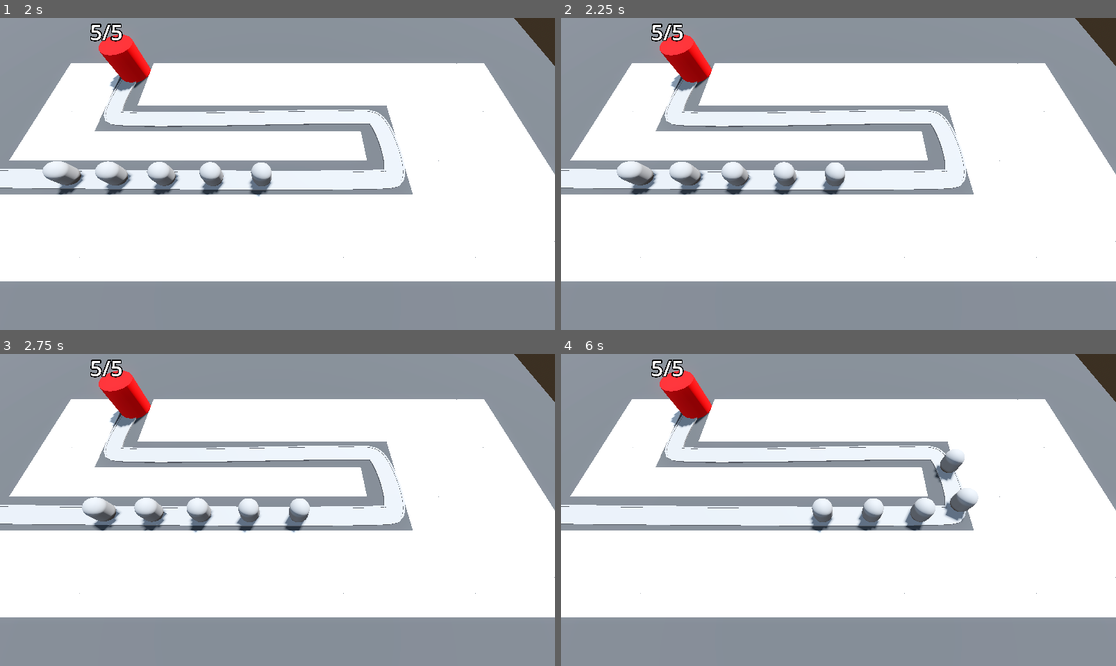
Above: before the commit, frames 1-4 (two rows, left to right).
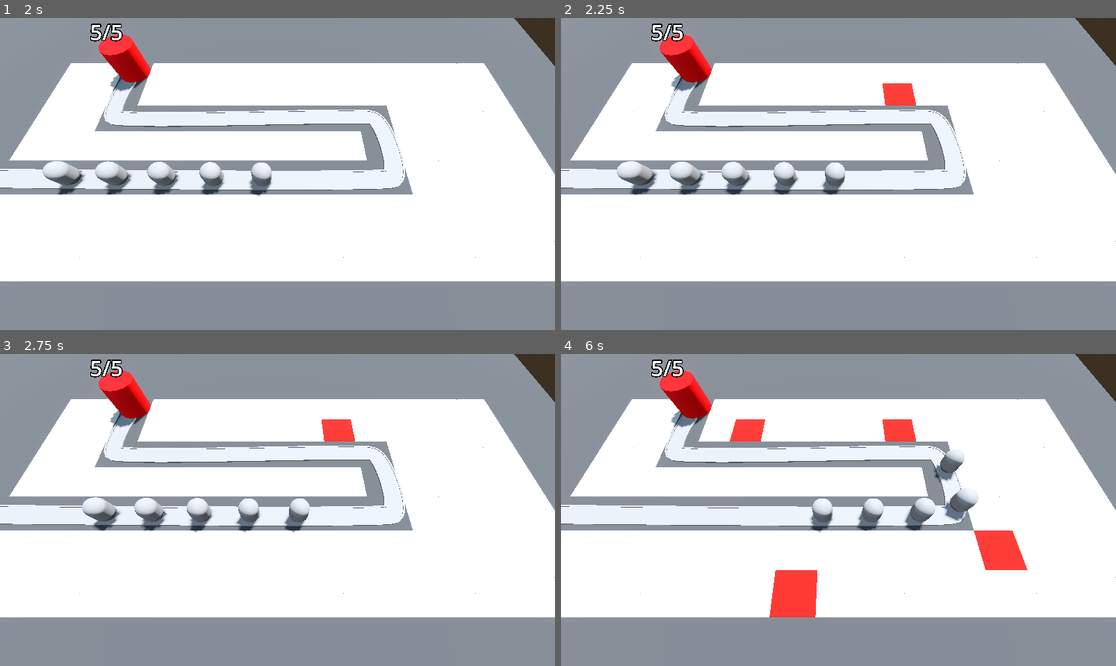
Above: after the commit, the same moments.

Repository: AhmadNasserx/tower-tiles
Game: Godot game, scene res://base_level.tscn
Same seed, same stepped clock (60 frames per second), same inputs: the game is played once before the commit and once after it.
Inputs (mouse positions are in pixels of both pictures, inside the frame that each line leads up to):
- Up to frame 1 (2 s): move the mouse to (399, 158) at 0.52 s; move the mouse to (166, 189) at 1.27 s
- Up to frame 2 (2.25 s): move the mouse to (894, 105) at 2.02 s
- Up to frame 3 (2.75 s): no input
- Up to frame 4 (6 s): move the mouse to (810, 572) at 2.77 s; move the mouse to (1005, 556) at 3.52 s; move the mouse to (672, 463) at 4.27 s; move the mouse to (866, 510) at 5.02 s; move the mouse to (755, 432) at 5.77 s

Frame 1 is identical in both runs. In frame 2, 0.4% of the frame differs, in the area x 57-64%, y 20-29%; in frame 3, 0.4%; in frame 4, 2.9%, in the area x 30-85%, y 20-85%.

Commit message:
Updating GridMap Cells

Diff:
--- a/RayPickerCamera/ray_picker_camera.gd
+++ b/RayPickerCamera/ray_picker_camera.gd
@@ -1,5 +1,6 @@
 extends Camera3D
 @export_range(100, 500) var clickable_range: float = 100
+@export var gridmap: GridMap
 
 @onready var ray_cast_3d: RayCast3D = $RayCast3D
 
@@ -8,3 +9,11 @@
 	var mouse_position: Vector2 = get_viewport().get_mouse_position()
 	ray_cast_3d.target_position = project_local_ray_normal(mouse_position) * clickable_range
 	ray_cast_3d.force_raycast_update()
+
+	if ray_cast_3d.is_colliding():
+		var collider = ray_cast_3d.get_collider()
+		if collider is GridMap:
+			var collision_point = ray_cast_3d.get_collision_point()
+			var cell = gridmap.local_to_map(collision_point)
+			if gridmap.get_cell_item(cell) == 0:
+				gridmap.set_cell_item(cell, 1)
--- a/base_level.tscn
+++ b/base_level.tscn
@@ -42,7 +42,8 @@
 size = Vector3(100, 2, 100)
 material = SubResource("StandardMaterial3D_mewc3")
 
-[node name="RayPickerCamera" parent="." instance=ExtResource("1_k1os8")]
+[node name="RayPickerCamera" parent="." node_paths=PackedStringArray("gridmap") instance=ExtResource("1_k1os8")]
+gridmap = NodePath("../GridMap")
 
 [node name="GridMap" type="GridMap" parent="."]
 transform = Transform3D(1, 0, 0, 0, 1, 0, 0, 0, 1, 0, -1, 0)
@@ -111,7 +112,7 @@
 progress = 15.0
 
 [node name="Enemy5" parent="Path3D" instance=ExtResource("2_h8q3e")]
-transform = Transform3D(-0.00677232, 0, -0.999966, 0, 1, 0, 0.999966, 0, -0.00677232, -1.49843, 0, 6.38925)
+transform = Transform3D(-0.00677231, 0, -0.999966, 0, 1, 0, 0.999966, 0, -0.00677231, -1.49843, 0, 6.38925)
 progress = 20.0
 
 [node name="Base" parent="." instance=ExtResource("3_qfv6b")]
